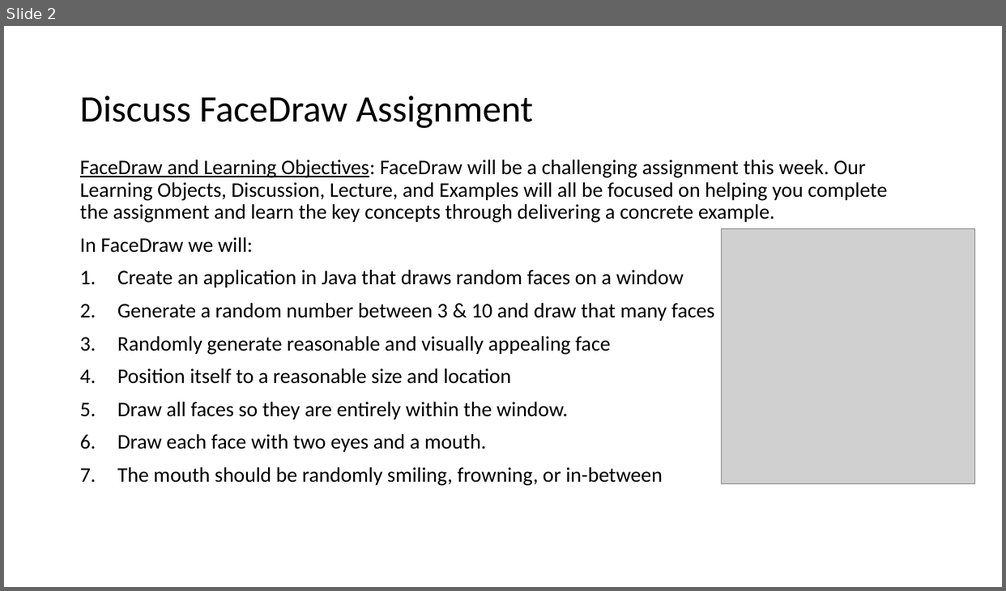
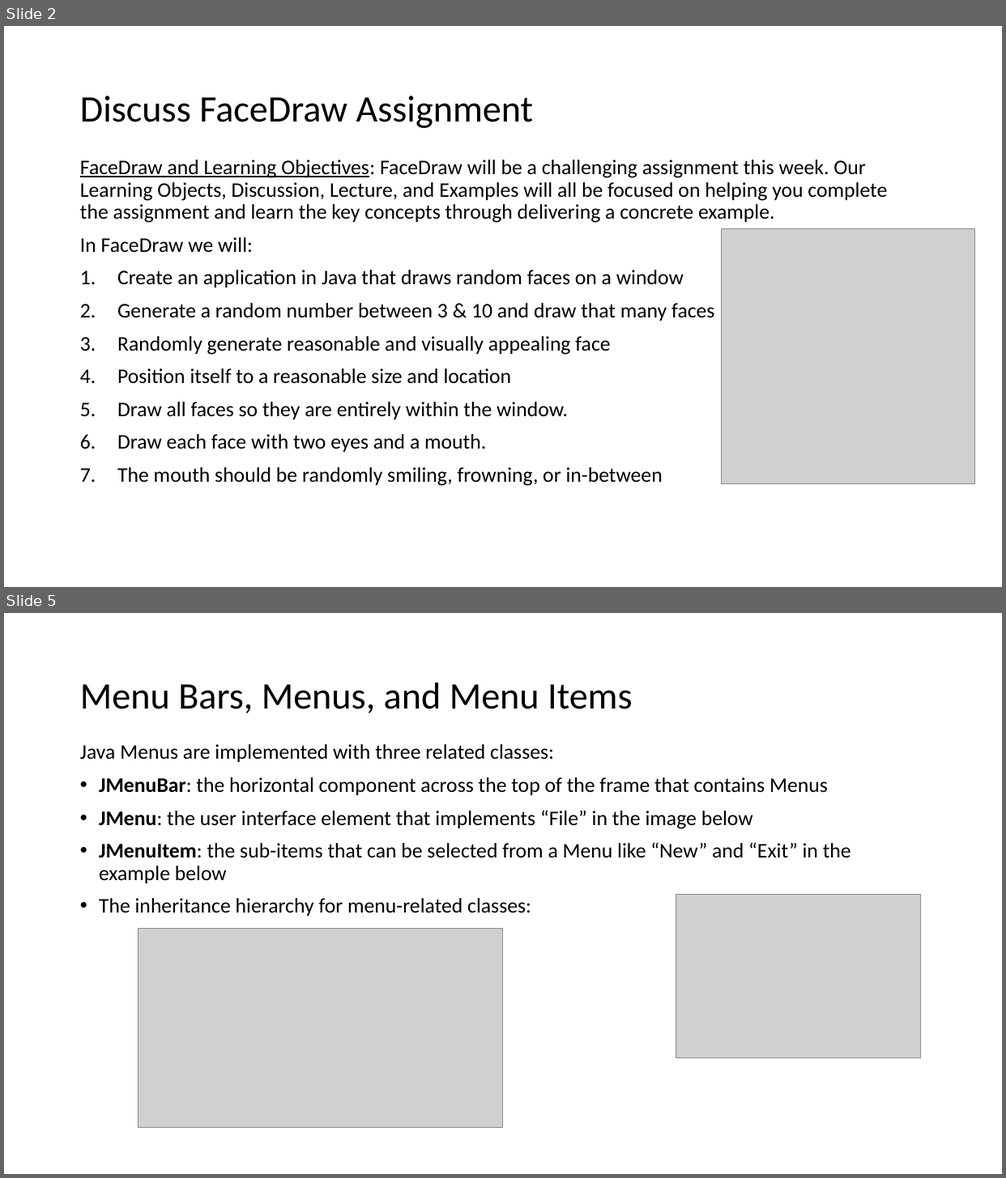
Before and after one commit to EricJPogue/www-epogue-info, a slide deck: CPSC-24500/Week04/2017SpringW04Slides.pptx. Shown one above the other, each under a label of ours: slide 2 before the commit, slides 2 and 5 after it; the slides between them are not shown. The pictures are 1006x591 and 1006x1178 pixels, drawn with LibreOffice and Linux fonts; fonts in the diff are those of the drawing; grey boxes stand for pictures. Boxes give left, top, right and bottom in pixels: in the first picture for what was removed or moved away, otherwise in the second. Text is boxed around its words. In the diff, an @@ line names an element or a change of style, - is before the commit and + after.

```diff
--- a/CPSC-24500/Week04/2017SpringW04Slides.pptx
+++ b/CPSC-24500/Week04/2017SpringW04Slides.pptx
@@ slide 5 added at (x1=4, y1=613, x2=1002, y2=1174), background #FFFFFF @@
@@ title added at (x1=80, y1=683, x2=632, y2=713), 36 pt, text #000000 @@
+Menu Bars, Menus, and Menu Items
@@ text added at (x1=80, y1=744, x2=851, y2=916), 20 pt, text #000000 @@
+Java Menus are implemented with three related classes:
+• JMenuBar: the horizontal component across the top of the frame that contains Menus
+• JMenu: the user interface element that implements “File” in the image below
+• JMenuItem: the sub-items that can be selected from a Menu like “New” and “Exit” in the example below
+• The inheritance hierarchy for menu-related classes:
@@ picture added at (x1=676, y1=895, x2=921, y2=1059) @@
@@ picture added at (x1=138, y1=928, x2=503, y2=1128) @@
```
Also in this commit, not shown: 6 slides changed, 9 other slides added, 34 slides removed, 2 other files.
